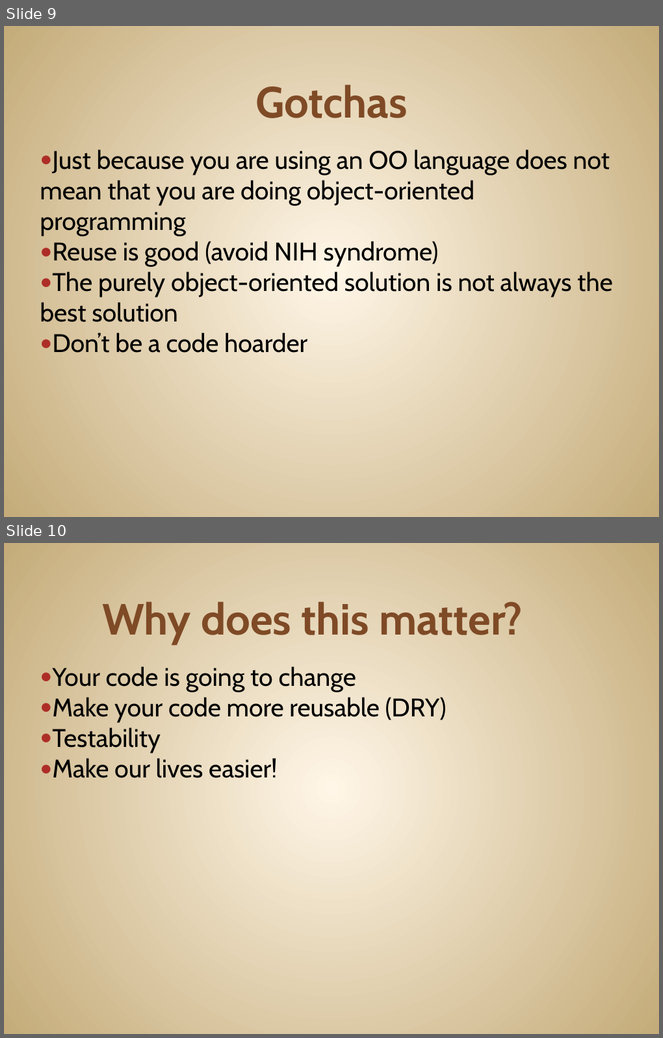
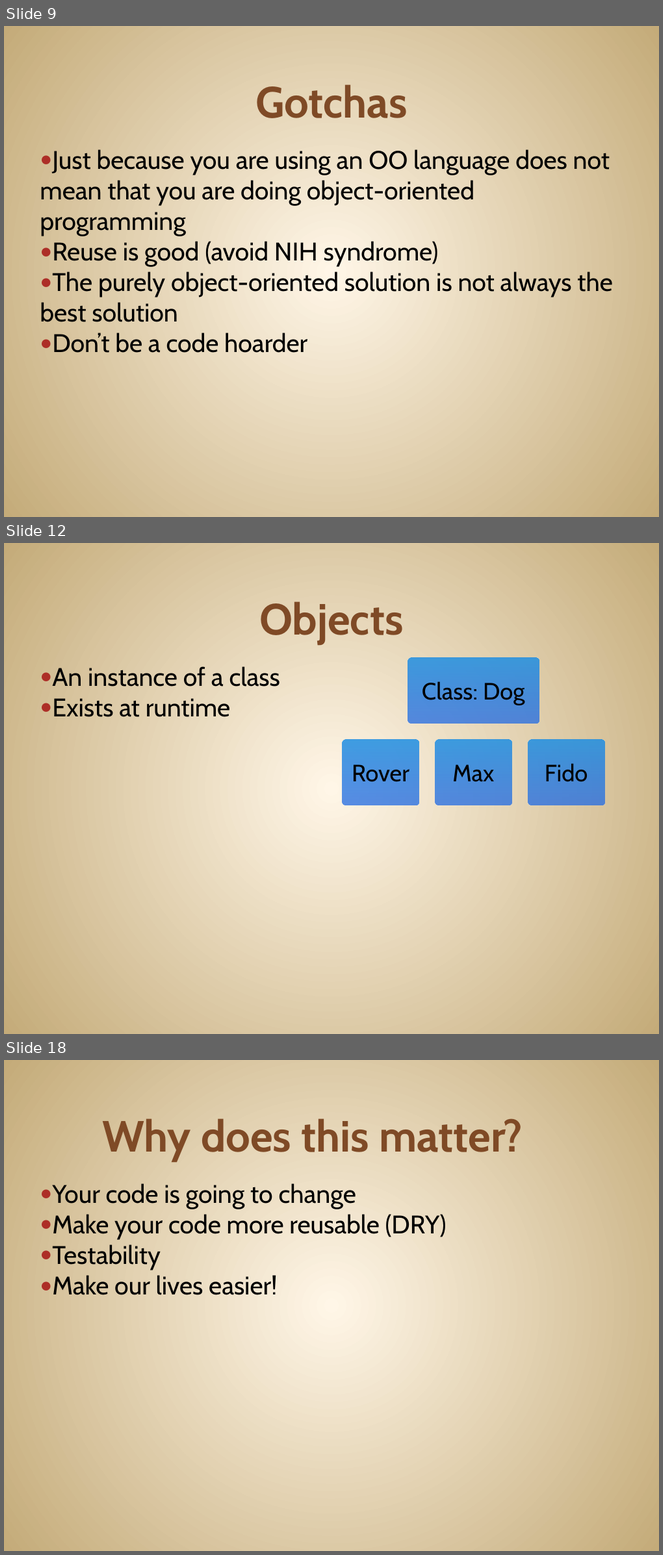
Before and after one commit to JonKruger/oop-solid-sample, a slide deck: slides/OOP-SOLID-CodeMash.pptx. Shown one above the other, each under a label of ours: slides 9 and 10 before the commit, slides 9, 12 and 18 after it; the slides between them are not shown. The pictures are 663x1038 and 663x1555 pixels, drawn with LibreOffice and Linux fonts; fonts in the diff are those of the drawing. Boxes give left, top, right and bottom in pixels: in the first picture for what was removed or moved away, otherwise in the second. Text is boxed around its words. In the diff, an @@ line names an element or a change of style, - is before the commit and + after.

```diff
--- a/slides/OOP-SOLID-CodeMash.pptx
+++ b/slides/OOP-SOLID-CodeMash.pptx
@@ slide 12 added at (4, 543, 659, 1034), background gradient #FFF7E8 to #C4AA7A @@
@@ title added at (259, 601, 403, 644), 48 pt, text #804B26, bold @@
+Objects
@@ text added at (408, 657, 540, 723), fill gradient #0082E5 to #0057E5, 26 pt, text #000000 @@
+Class: Dog
@@ text added at (52, 667, 280, 717), 28 pt, text #000000 @@
+● An instance of a class
+● Exists at runtime
@@ rounded rectangle added at (343, 739, 419, 805), fill gradient #0082E5 to #0057E5, 26 pt, text #000000 @@
+Rover
@@ rounded rectangle added at (435, 739, 512, 805), fill gradient #0082E5 to #0057E5, 26 pt, text #000000 @@
+Max
@@ rounded rectangle added at (528, 739, 605, 805), fill gradient #0082E5 to #0057E5, 26 pt, text #000000 @@
+Fido
@@ what was slide 10 is now slide 18 @@
```
Also in this commit, not shown: 2 slides changed, 7 other slides added.
